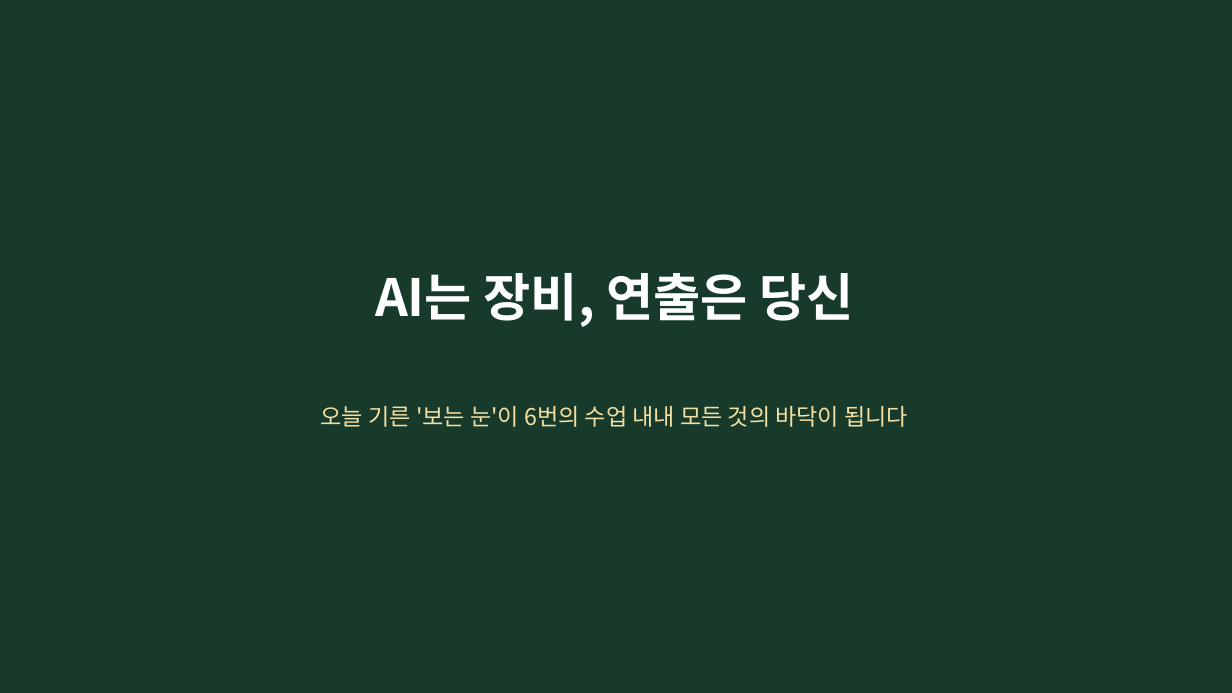
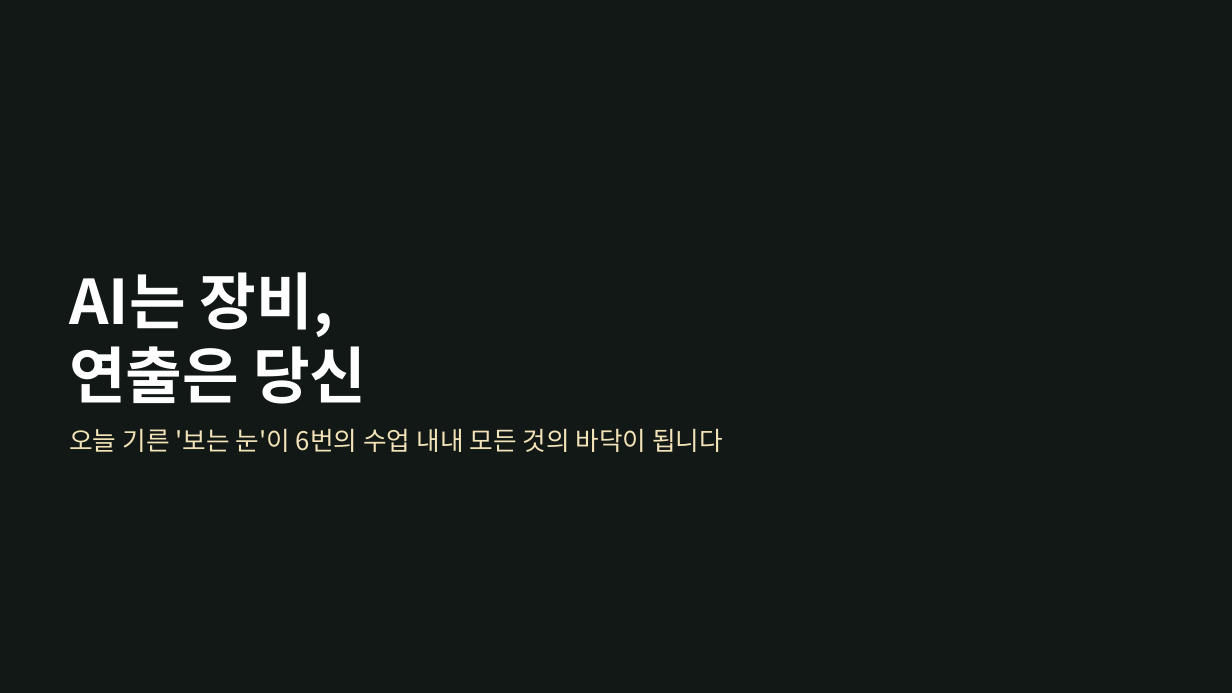
Before and after one commit to yujida/MARUBIT, a slide deck: slide 57 of lectures/01/1회차_보는눈_슬라이드.pptx (slide 54 before the commit). Drawn at 1232x693 pixels with LibreOffice and Linux fonts; fonts in the diff are those of the drawing; background and template pictures are left out. Boxes give left, top, right and bottom in pixels: in the first picture for what was removed or moved away, otherwise in the second. Text is boxed around its words. In the diff, an @@ line names an element or a change of style, - is before the commit and + after.

```diff
--- a/lectures/01/1회차_보는눈_슬라이드.pptx
+++ b/lectures/01/1회차_보는눈_슬라이드.pptx
@@ background #173A2B to picture (left out) @@
@@ title "AI는 장비," at bbox=[69, 272, 366, 404]: vertical alignment middle to bottom @@
@@ title at bbox=[69, 272, 366, 404]: text changed; size 40 to 48 pt @@
-AI는 장비, 연출은 당신
+AI는 장비,
+연출은 당신
@@ text "오늘 기른 '보는 눈'이 6번의 ...": place and size @@
-text "오늘 기른 '보는 눈'이 6번의 ..." at bbox=[321, 406, 908, 427]
+text "오늘 기른 '보는 눈'이 6번의 ..." at bbox=[69, 428, 723, 452]
@@ text "오늘 기른 '보는 눈'이 6번의 ..." at bbox=[69, 428, 723, 452]: size 18 to 20 pt, text colour #F3DFA2 to #F2E3B8; alignment centre to left @@
```
Also in this commit, not shown: 47 other slides changed, 9 slides added, 6 slides removed, 11 other files.
